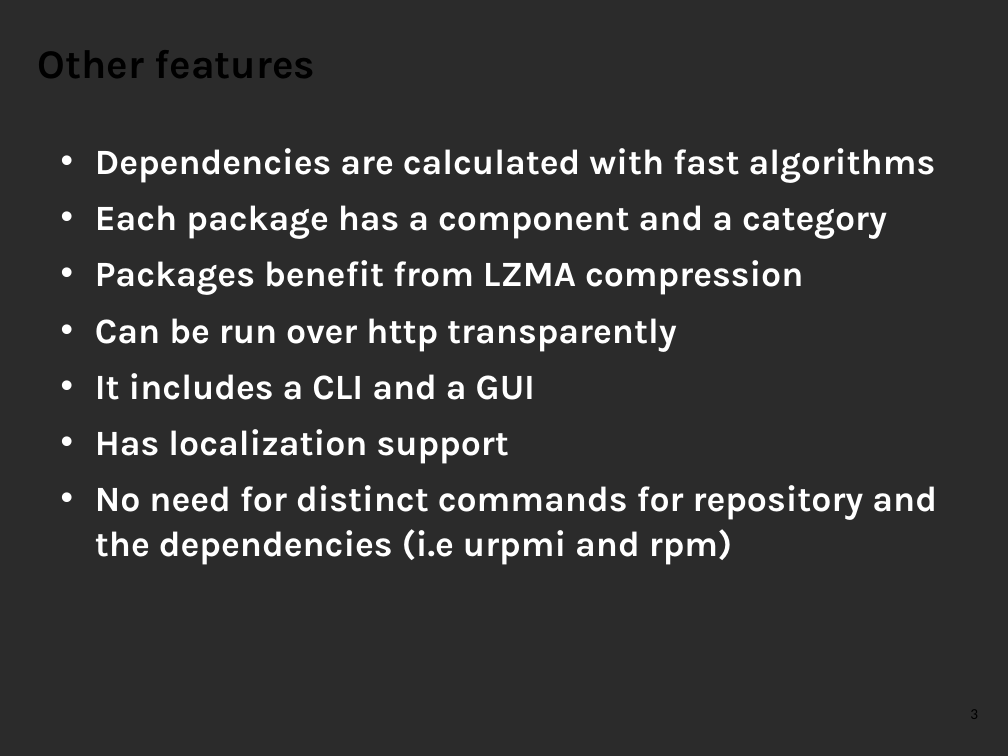
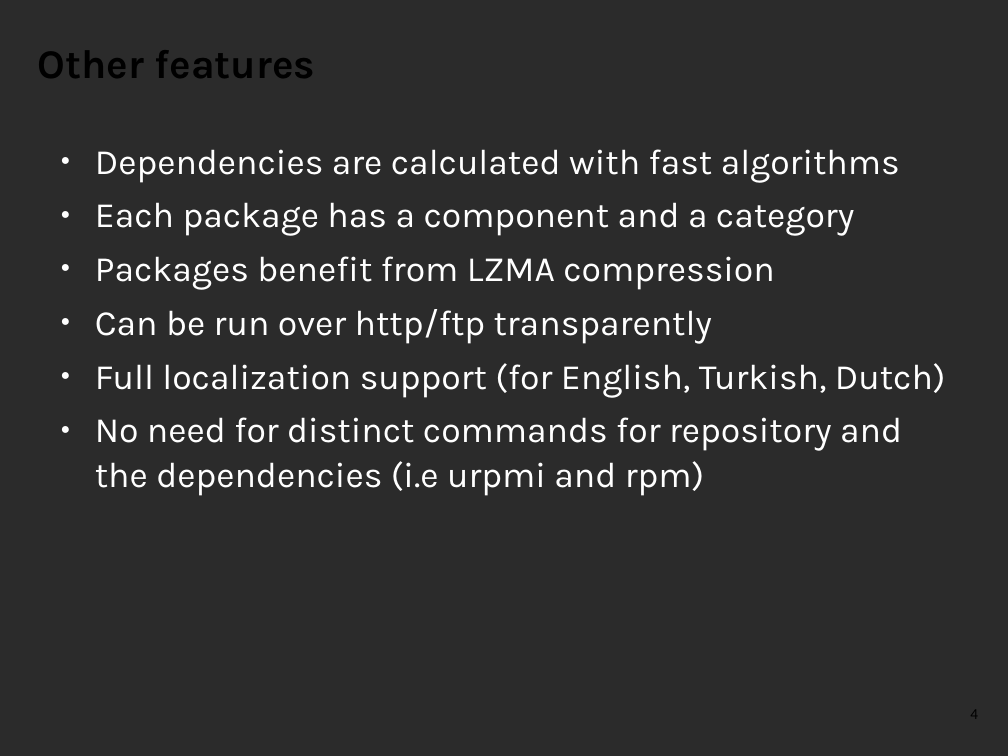
Before and after one commit to pars-linux/uludag, a slide deck: slide 4 of promotion/presentations/PardusGenel/introduction-to-pisi.odp (slide 3 before the commit). Drawn at 1008x756 pixels with LibreOffice and Linux fonts; fonts in the diff are those of the drawing; background and template pictures are left out; a plain dark background stands for a picture behind light text. Boxes give left, top, right and bottom in pixels: in the first picture for what was removed or moved away, otherwise in the second. Text is boxed around its words. In the diff, an @@ line names an element or a change of style, - is before the commit and + after.

```diff
--- a/promotion/presentations/PardusGenel/introduction-to-pisi.odp
+++ b/promotion/presentations/PardusGenel/introduction-to-pisi.odp
@@ text at box(95, 149, 902, 496): bold off in "Dependencies are calculated with fast algorithms", "Each package has a component and a ...", "Packages benefit from LZMA compression", "No need for distinct commands for repository ..."; bullet • to ●; less space between paragraphs @@
@@ text at box(95, 309, 946, 397): text changed; bold off @@
-• Can be run over http transparently
-• It includes a CLI and a GUI
-• Has localization support
+● Can be run over http/ftp transparently
+● Full localization support (for English, Turkish, Dutch)
@@ page number at box(970, 710, 978, 716): text changed @@
-3
+4
```
Also in this commit, not shown: 3 other slides changed, 23 slides added, 5 slides removed.
